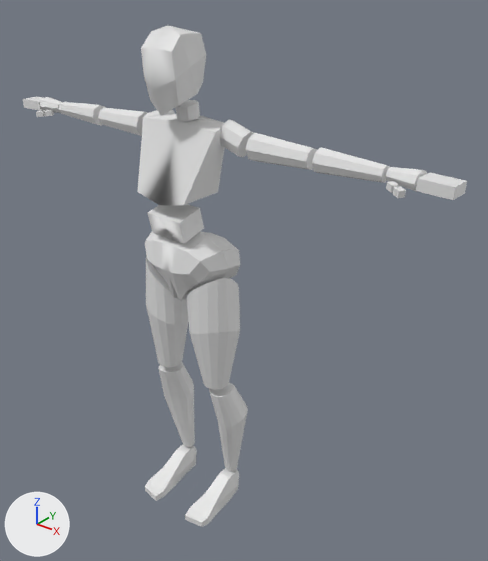
The FBX model FPS project/Assets/Enemy.fbx: old version first, new version second.
Before and after are seen from a 50 mm camera at (2.74, -2.98, 3.66) aimed at (0.26, 0.12, 1.74). The lights are fixed; the arrows at lower left show +X, +Y and +Z. Where no turn or scale is listed for an object, it has been applied to the vertices.
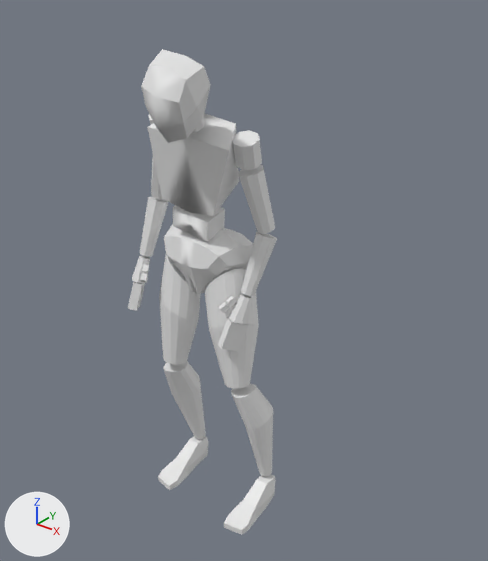
What changed in the scene script:
```text
Change ob_cube_008:
    ob_cube_008.location: (-1.366, -0.089, 2.639) -> (-0.356, -0.171, 1.719)
    ob_cube_008.rotation_euler: (-1.335, 0.0, 0.0) -> (-2.033, -1.252, 1.283)  # degrees (-76, 0, 0) -> degrees (-116, -72, 74)
Change ob_cube_009:
    ob_cube_009.location: (-1.556, -0.002, 2.673) -> (-0.45, -0.175, 1.529)
    ob_cube_009.rotation_euler: (-1.335, 0.0, 0.0) -> (-2.033, -1.252, 1.283)  # degrees (-76, 0, 0) -> degrees (-116, -72, 74)
Change ob_cube_002:
    ob_cube_002.location: (0.0, -0.211, 2.193) -> (0.02, -0.028, 2.164)
    ob_cube_002.rotation_euler: (1.806, 0.0, 0.0) -> (1.774, 0.19, 0.111)  # degrees (103, 0, 0) -> degrees (102, 11, 6.4)
Change ob_cylinder_008:
    ob_cylinder_008.location: (-0.236, -0.019, 0.652) -> (-0.238, 0.066, 0.643)
    ob_cylinder_008.rotation_euler: (-1.571, 0.0, 0.0) -> (-1.466, -0.00504, 0.00588)  # degrees (-90, 0, 0) -> degrees (-84, -0.3, 0.3)
Change ob_cylinder_004:
    ob_cylinder_004.location: (1.067, 0.0, 2.676) -> (0.411, 0.067, 1.915)
    ob_cylinder_004.rotation_euler: (1.571, -1.571, 0.0) -> (1.214, -0.0366, -0.471)  # degrees (90, -90, 0) -> degrees (70, -2.1, -27)
Change ob_cylinder:
    ob_cylinder.location: (0.211, -0.115, 1.415) -> (0.26, 0.021, 1.394)
    ob_cylinder.rotation_euler: (1.571, 0.0, 0.0) -> (1.46, -0.158, 0.00208)  # degrees (90, 0, 0) -> degrees (84, -9.1, 0.1)
Change ob_cube_004:
    ob_cube_004.location: (1.365, -0.089, 2.639) -> (0.301, -0.087, 1.666)
    ob_cube_004.rotation_euler: (1.806, 0.0, 0.0000141) -> (0.34, 1.212, -1.944)  # degrees (103, 0, 0) -> degrees (19, 69, -111)
Change ob_cylinder_003:
    ob_cylinder_003.location: (0.633, 0.0, 2.676) -> (0.405, 0.089, 2.329)
    ob_cylinder_003.rotation_euler: (1.571, -1.571, 0.0) -> (1.832, -0.0366, -0.471)  # degrees (90, -90, 0) -> degrees (105, -2.1, -27)
Change ob_cylinder_002:
    ob_cylinder_002.location: (0.305, 0.0, 2.704) -> (0.381, 0.006, 2.646)
    ob_cylinder_002.rotation_euler: (1.571, -1.571, 0.0) -> (1.832, -0.0366, -0.471)  # degrees (90, -90, 0) -> degrees (105, -2.1, -27)
Change ob_cube_005:
    ob_cube_005.location: (1.555, -0.002, 2.673) -> (0.345, -0.092, 1.459)
    ob_cube_005.rotation_euler: (1.806, 0.0, 0.0000141) -> (0.34, 1.212, -1.944)  # degrees (103, 0, 0) -> degrees (19, 69, -111)
Change ob_cube_001:
    ob_cube_001.location: (0.0, -0.11, 1.896) -> (-0.008, 0.066, 1.868)
Change ob_cylinder_001:
    ob_cylinder_001.location: (0.236, -0.019, 0.652) -> (0.404, 0.085, 0.647)
    ob_cylinder_001.rotation_euler: (1.571, 0.0, 0.0) -> (1.599, -0.158, 0.00208)  # degrees (90, 0, 0) -> degrees (92, -9.1, 0.1)
Change ob_cylinder_005:
    ob_cylinder_005.location: (1.365, -0.001, 2.677) -> (0.373, -0.031, 1.636)
    ob_cylinder_005.rotation_euler: (1.571, -1.571, 0.0) -> (1.214, -0.0366, -0.471)  # degrees (90, -90, 0) -> degrees (70, -2.1, -27)
Change ob_cube_003:
    ob_cube_003.location: (0.218, -0.177, 0.063) -> (0.476, -0.058, 0.063)
    ob_cube_003.rotation_euler: (1.571, 0.0, 0.0) -> (1.571, 0.0, 0.0235)  # degrees (90, 0, 0) -> degrees (90, 0, 1.3)
Change ob_cylinder_007:
    ob_cylinder_007.location: (-0.211, -0.115, 1.415) -> (-0.216, -0.001, 1.393)
    ob_cylinder_007.rotation_euler: (-1.571, 0.0, 0.0) -> (-1.742, -0.00504, 0.00588)  # degrees (-90, 0, 0) -> degrees (-100, -0.3, 0.3)
Change ob_cylinder_011:
    ob_cylinder_011.location: (-1.068, 0.0, 2.676) -> (-0.41, -0.029, 1.993)
    ob_cylinder_011.rotation_euler: (-1.571, 1.571, 0.0) -> (-1.78, 0.242, 0.559)  # degrees (-90, 90, 0) -> degrees (-102, 14, 32)
Change ob_cylinder_012:
    ob_cylinder_012.location: (-1.366, -0.001, 2.677) -> (-0.437, -0.12, 1.71)
    ob_cylinder_012.rotation_euler: (-1.571, 1.571, 0.0) -> (-1.78, 0.242, 0.559)  # degrees (-90, 90, 0) -> degrees (-102, 14, 32)
Change ob_cube_006:
    ob_cube_006.location: (0.0, -0.18, 3.091) -> (0.19, -0.363, 2.982)
    ob_cube_006.rotation_euler: (1.571, 0.0, 0.0) -> (2.053, 0.267, 0.185)  # degrees (90, 0, 0) -> degrees (118, 15, 11)
Change ob_cube_007:
    ob_cube_007.location: (-0.218, -0.177, 0.063) -> (-0.218, -0.036, 0.063)
Change ob_cube:
    ob_cube.location: (0.0, -0.121, 2.563) -> (0.075, -0.072, 2.553)
    ob_cube.rotation_euler: (1.571, 0.0, 0.0) -> (2.082, 0.103, 0.116)  # degrees (90, 0, 0) -> degrees (119, 5.9, 6.6)
Change ob_cylinder_010:
    ob_cylinder_010.location: (-0.633, 0.0, 2.676) -> (-0.311, 0.003, 2.399)
    ob_cylinder_010.rotation_euler: (-1.571, 1.571, 0.0) -> (-1.251, 0.242, 0.559)  # degrees (-90, 90, 0) -> degrees (-72, 14, 32)
```

Pixel boxes (x1, y1, x2, y2) of what changed, in the pictures (488 x 561 px):
'Cube', moved, turned
    before: (137, 114, 225, 206)
    after: (147, 113, 239, 216)
'Cube.006', moved, turned
    before: (141, 25, 206, 116)
    after: (141, 49, 211, 143)
'Cylinder', moved, turned
    before: (186, 278, 240, 390)
    after: (205, 268, 259, 388)
'Cube.001', moved
    before: (145, 232, 240, 301)
    after: (164, 224, 253, 294)
'Cylinder.007', moved, turned
    before: (146, 256, 188, 367)
    after: (159, 254, 201, 365)
'Cylinder.001', moved, turned
    before: (209, 383, 248, 471)
    after: (231, 384, 273, 476)
'Cylinder.003', moved, turned
    before: (246, 133, 317, 170)
    after: (238, 165, 275, 234)
'Cube.003', moved, turned
    before: (185, 468, 239, 527)
    after: (224, 474, 276, 535)
'Cylinder.004', moved, turned
    before: (312, 147, 390, 183)
    after: (241, 231, 277, 296)
'Cylinder.008', moved, turned
    before: (158, 363, 195, 447)
    after: (163, 361, 206, 439)
'Cube.002', moved, turned
    before: (148, 204, 204, 244)
    after: (173, 205, 225, 242)
'Cube.007', moved
    before: (145, 445, 197, 501)
    after: (158, 436, 209, 490)
'Cylinder.011', moved, turned
    before: (59, 102, 106, 126)
    after: (140, 197, 168, 257)
'Cube.005', moved, turned
    before: (416, 172, 467, 200)
    after: (218, 318, 248, 351)
'Cylinder.002', moved, turned
    before: (220, 119, 254, 157)
    after: (233, 130, 262, 170)
'Cylinder.010', moved, turned
    before: (98, 108, 147, 136)
    after: (151, 156, 162, 199)
'Cylinder.005', moved, turned
    before: (386, 167, 427, 191)
    after: (229, 294, 252, 324)
'Cube.009', moved, turned
    before: (23, 97, 44, 110)
    after: (128, 282, 145, 311)
'Cylinder.012', moved, turned
    before: (40, 97, 62, 113)
    after: (132, 255, 150, 284)
'Cube.004', moved, turned
    before: (386, 181, 406, 198)
    after: (219, 296, 237, 313)
'Cube.008', moved, turned
    before: (36, 110, 54, 117)
    after: (140, 264, 149, 282)
